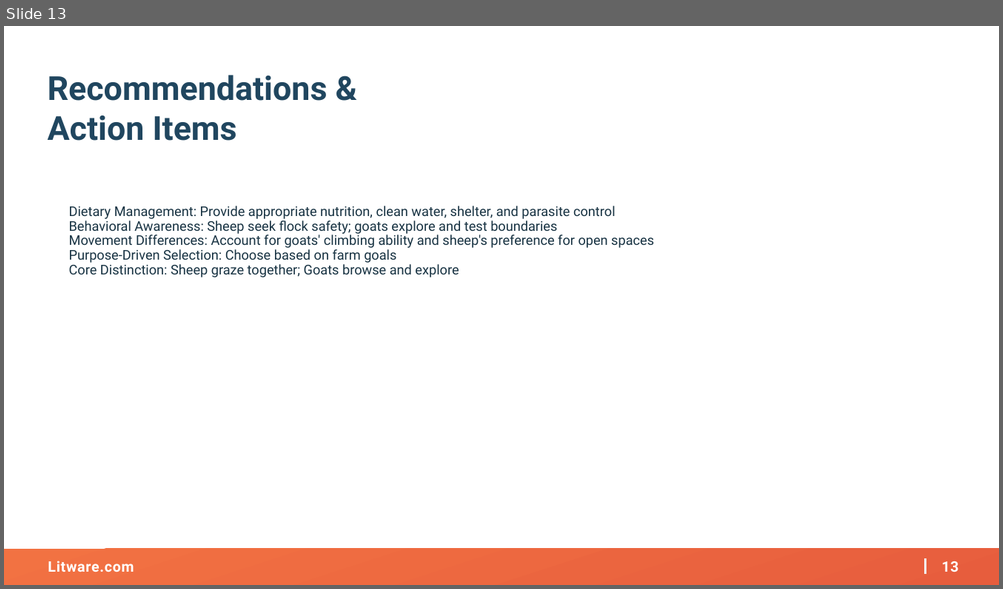
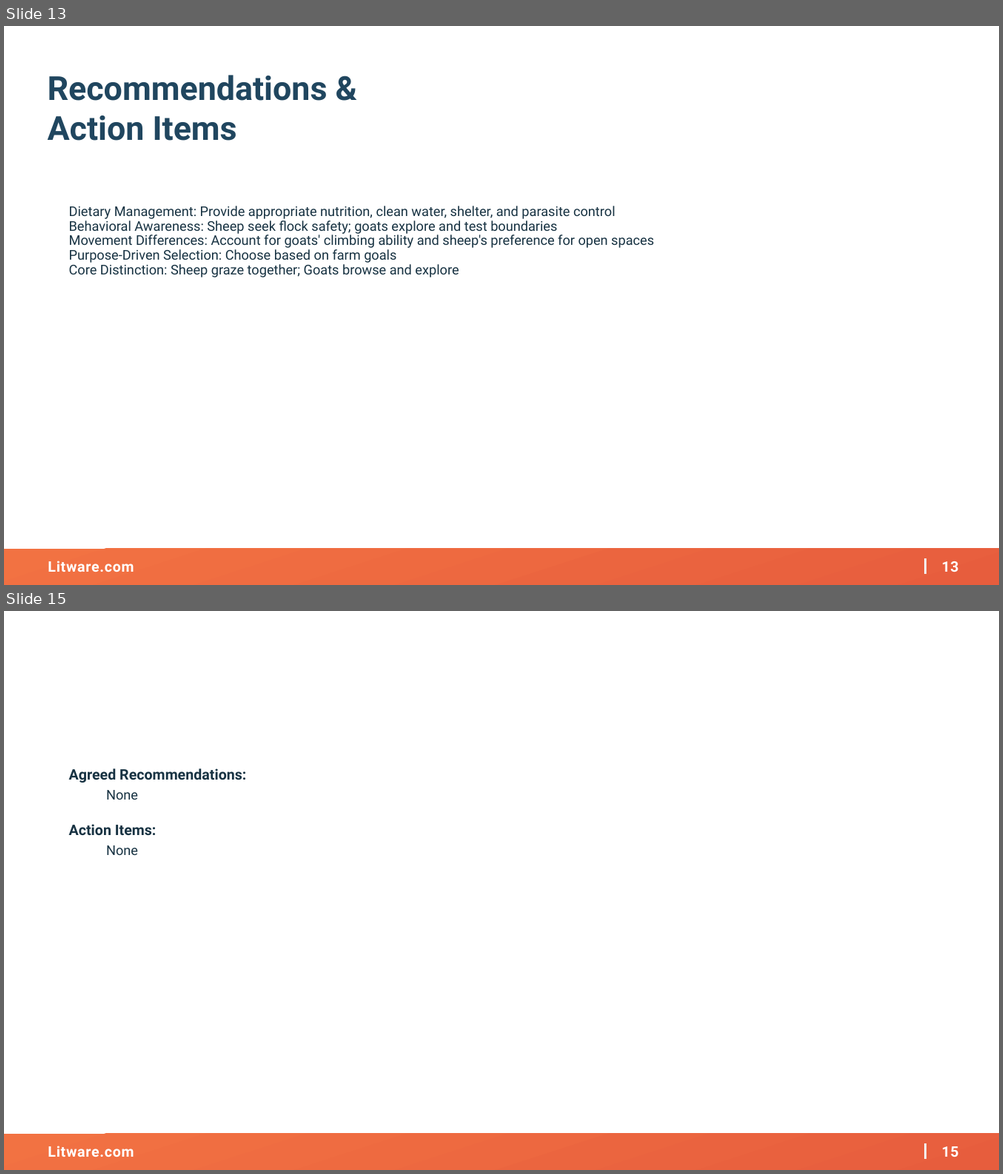
Before and after one commit to AKercha1/justtemporary, a slide deck: create-a-project-from-remediat-20260210171110/artifacts/kickoff-deck.pptx. Shown one above the other, each under a label of ours: slide 13 before the commit, slides 13 and 15 after it; the slides between them are not shown. The pictures are 1003x589 and 1003x1174 pixels, drawn with LibreOffice and Linux fonts; fonts in the diff are those of the drawing; background and template pictures are left out. Boxes give left, top, right and bottom in pixels: in the first picture for what was removed or moved away, otherwise in the second. Text is boxed around its words. In the diff, an @@ line names an element or a change of style, - is before the commit and + after.

```diff
--- a/create-a-project-from-remediat-20260210171110/artifacts/kickoff-deck.pptx
+++ b/create-a-project-from-remediat-20260210171110/artifacts/kickoff-deck.pptx
@@ slide 15 added at <box>4,611,999,1170</box>, background #FFFFFF; not listed: 4 template elements that a slide beside it also shows @@
@@ text added at <box>69,769,246,855</box>, 14 pt, text #173242, bold @@
+Agreed Recommendations:
+  None
+Action Items:
+  None
```
Also in this commit, not shown: 1 other slide added.
